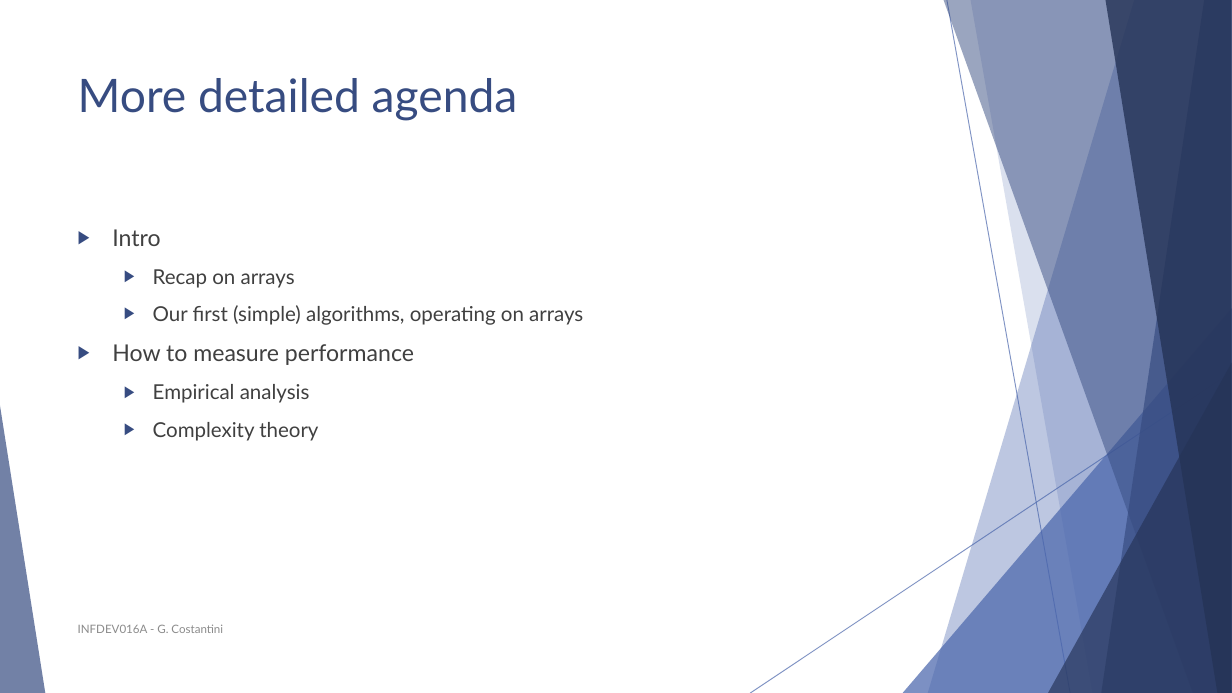
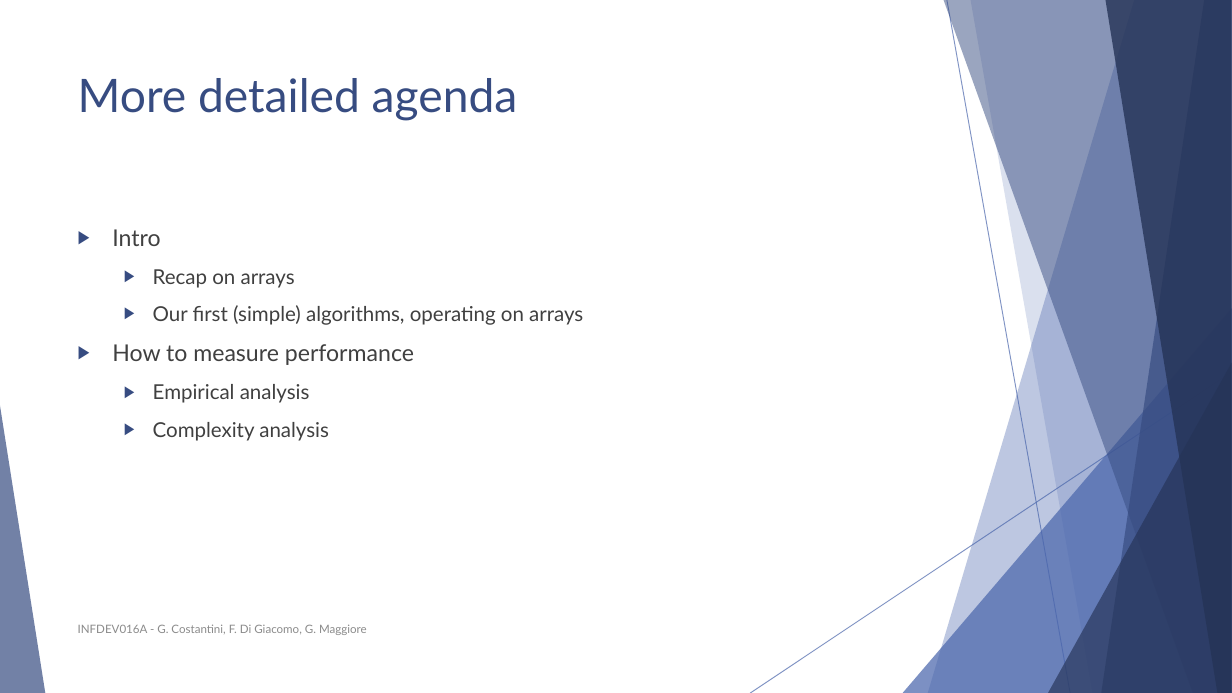
Before and after one commit to polyanos/INFDEV01-6A, a slide deck: slide 8 of Slides/Week 1 - Intro, array, complexity.pptx. Drawn at 1232x693 pixels with LibreOffice and Linux fonts; fonts in the diff are those of the drawing. Boxes give left, top, right and bottom in pixels: in the first picture for what was removed or moved away, otherwise in the second. Text is boxed around its words. In the diff, an @@ line names an element or a change of style, - is before the commit and + after.

```diff
--- a/Slides/Week 1 - Intro, array, complexity.pptx
+++ b/Slides/Week 1 - Intro, array, complexity.pptx
@@ text at (153, 422, 329, 441): text changed @@
-  ▶ Complexity theory
+  ▶ Complexity analysis
@@ text at (78, 624, 367, 635): text changed @@
-INFDEV016A - G. Costantini
+INFDEV016A - G. Costantini, F. Di Giacomo, G. Maggiore
```
Also in this commit, not shown: 51 other slides changed, 3 slides added, 1 slide removed.
